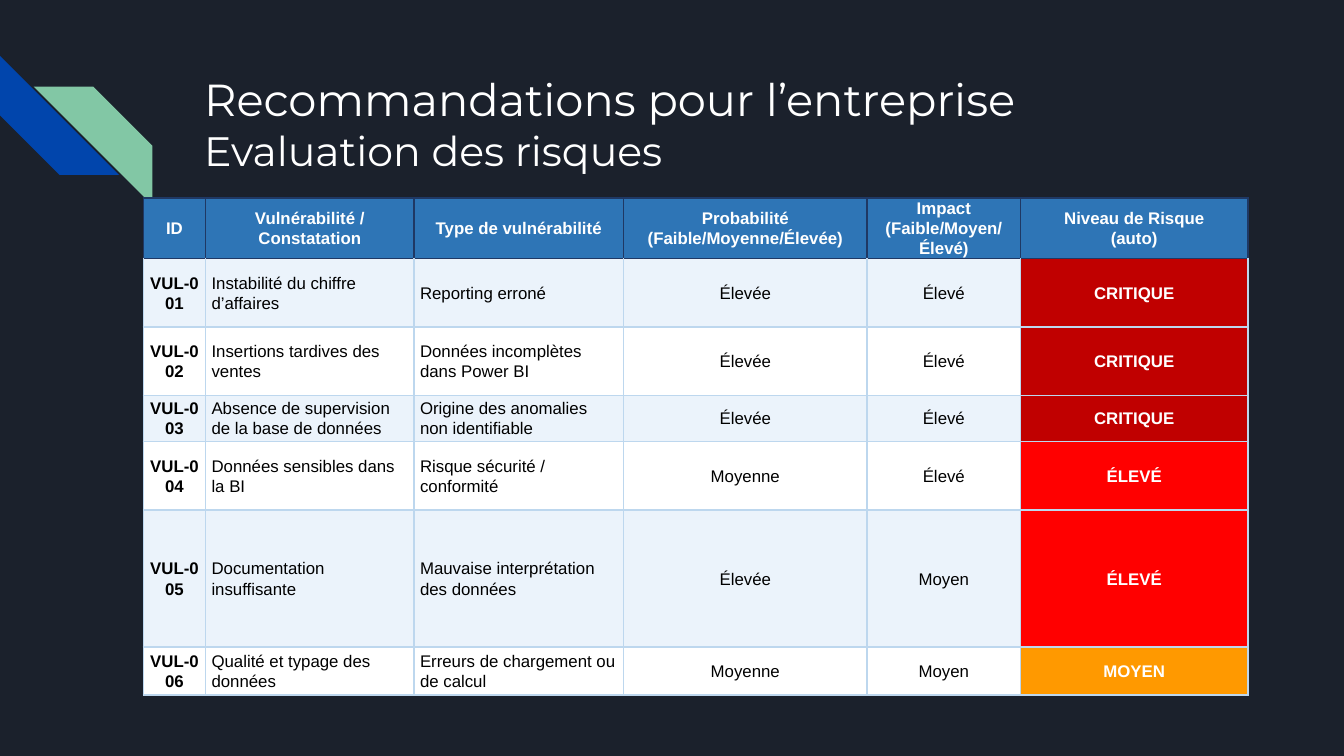
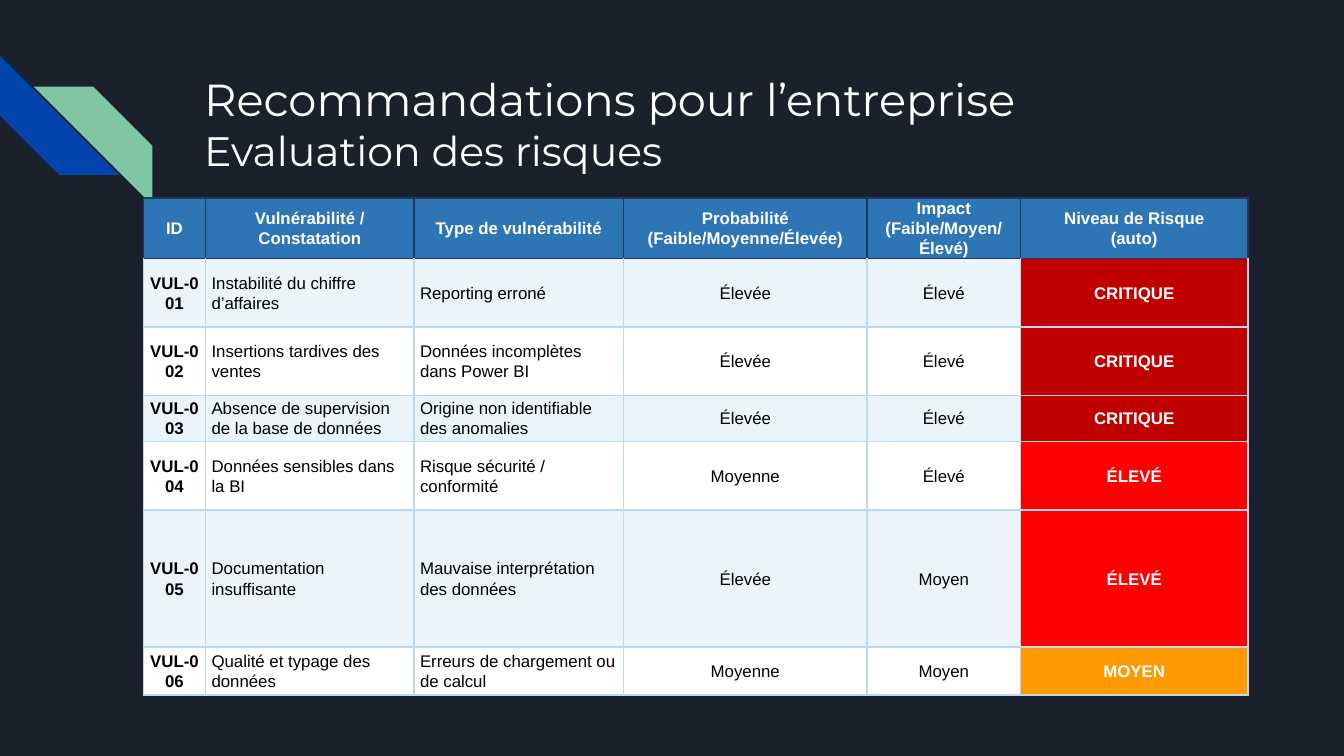
Before and after one commit to Sebules/Project_4_OpenClassrooms_Data_Engineer, a slide deck: slide 13 of presentation_sebastien_ulesie.pptx. Drawn at 1344x756 pixels with LibreOffice and Linux fonts; fonts in the diff are those of the drawing. Boxes give left, top, right and bottom in pixels: in the first picture for what was removed or moved away, otherwise in the second. Text is boxed around its words. In the diff, an @@ line names an element or a change of style, - is before the commit and + after.

```diff
--- a/presentation_sebastien_ulesie.pptx
+++ b/presentation_sebastien_ulesie.pptx
@@ table at <box>144,198,1247,698</box> @@
-row 4, column 3: Origine des anomalies non identifiable
+row 4, column 3: Origine non identifiable des anomalies
```
Also in this commit, not shown: 3 other slides changed, 3 slides added.
